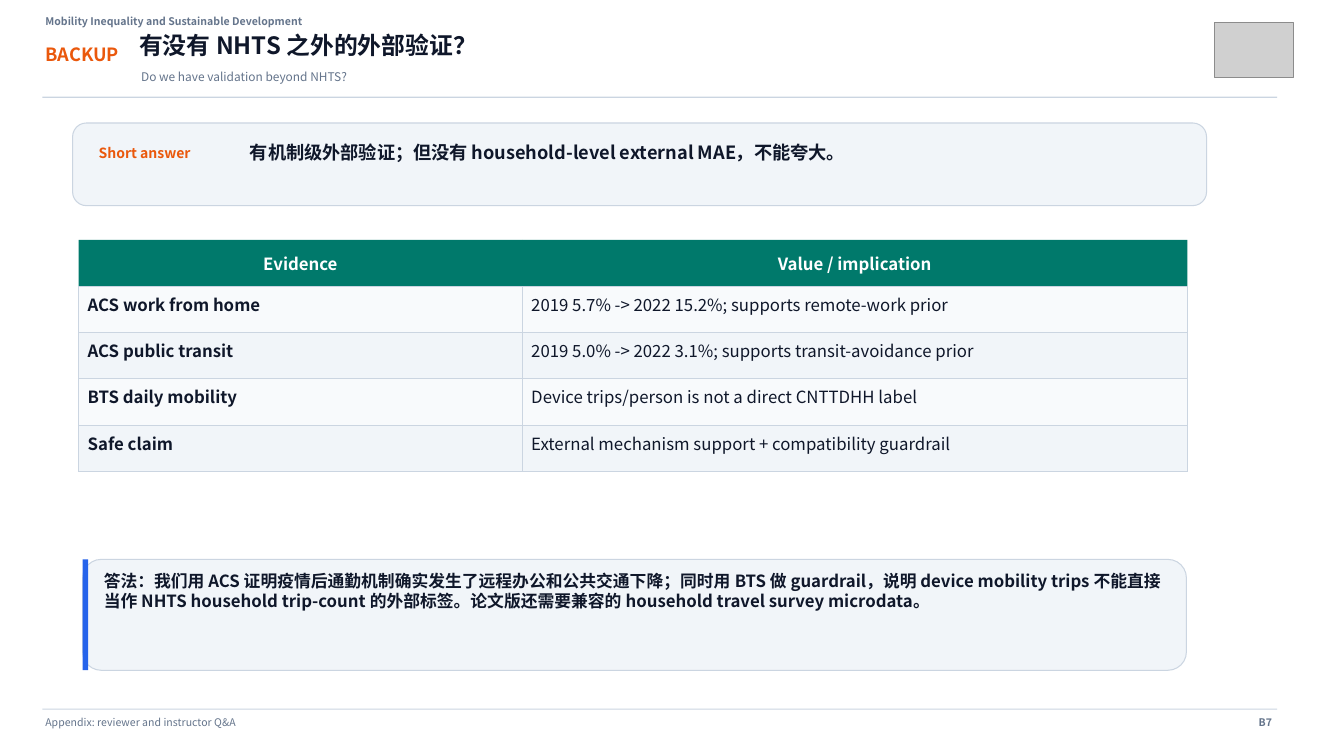
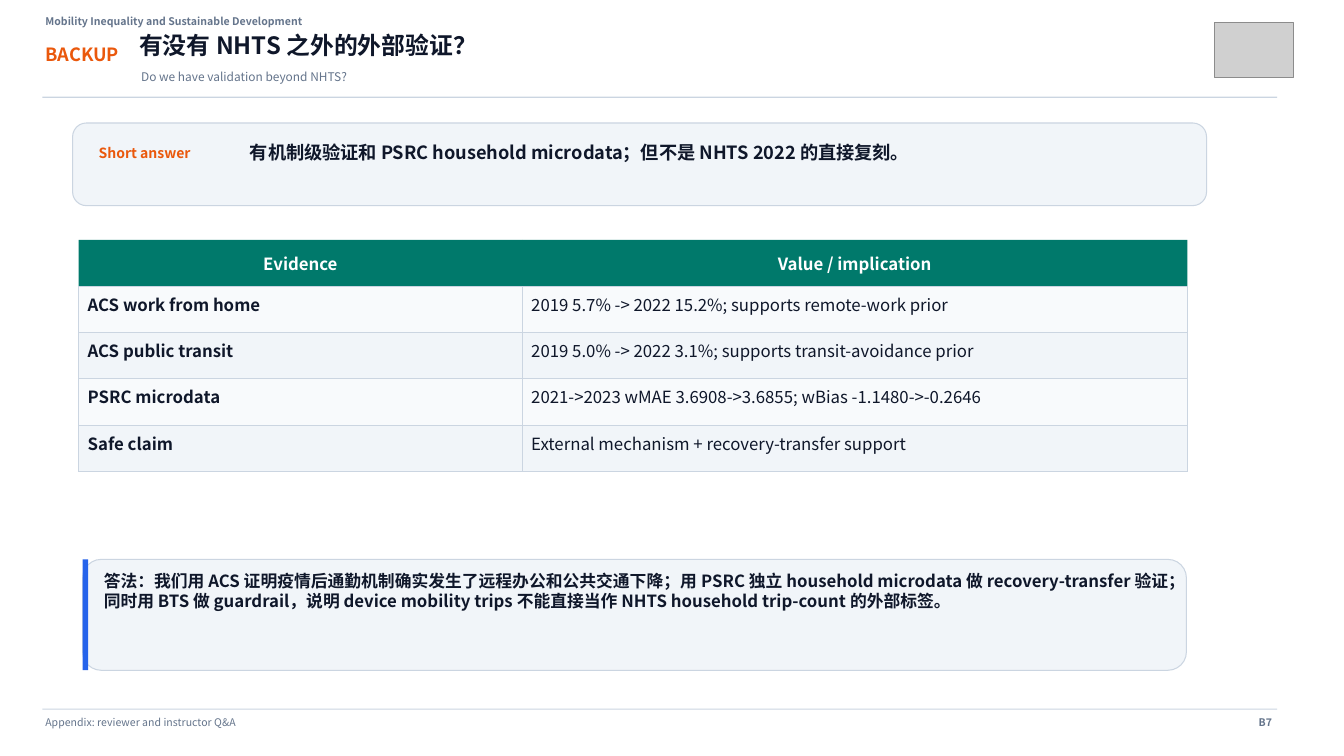
Before and after one commit to Lrving-code/NHTS-Travel-Prediction, a slide deck: slide 30 of outputs/final_project/NHTS_Travel_Behavior_Template_Presentation.pptx. Drawn at 1344x756 pixels with LibreOffice and Linux fonts; fonts in the diff are those of the drawing; grey boxes stand for pictures. Boxes give left, top, right and bottom in pixels: in the first picture for what was removed or moved away, otherwise in the second. Text is boxed around its words. In the diff, an @@ line names an element or a change of style, - is before the commit and + after.

Commit message:
feat(research): add psrc external household validation

```diff
--- a/outputs/final_project/NHTS_Travel_Behavior_Template_Presentation.pptx
+++ b/outputs/final_project/NHTS_Travel_Behavior_Template_Presentation.pptx
@@ text at box(250, 143, 909, 162): text changed @@
-有机制级外部验证；但没有 household-level external MAE，不能夸大。
+有机制级验证和 PSRC household microdata；但不是 NHTS 2022 的直接复刻。
@@ text at box(88, 389, 220, 404): text changed @@
-BTS daily mobility
+PSRC microdata
@@ text at box(531, 390, 981, 406): text changed @@
-Device trips/person is not a direct CNTTDHH label
+2021->2023 wMAE 3.6908->3.6855; wBias -1.1480->-0.2646
@@ text at box(531, 436, 906, 454): text changed @@
-External mechanism support + compatibility guardrail
+External mechanism + recovery-transfer support
@@ text at box(104, 572, 1185, 611): text changed @@
-答法：我们用 ACS 证明疫情后通勤机制确实发生了远程办公和公共交通下降；同时用 BTS 做 guardrail，说明 device mobility trips 不能直接当作 NHTS household trip-count 的外部标签。论文版还需要兼容的 household travel survey microdata。
+答法：我们用 ACS 证明疫情后通勤机制确实发生了远程办公和公共交通下降；用 PSRC 独立 household microdata 做 recovery-transfer 验证；同时用 BTS 做 guardrail，说明 device mobility trips 不能直接当作 NHTS household trip-count 的外部标签。
```
Also in this commit, not shown: 17 other files.
